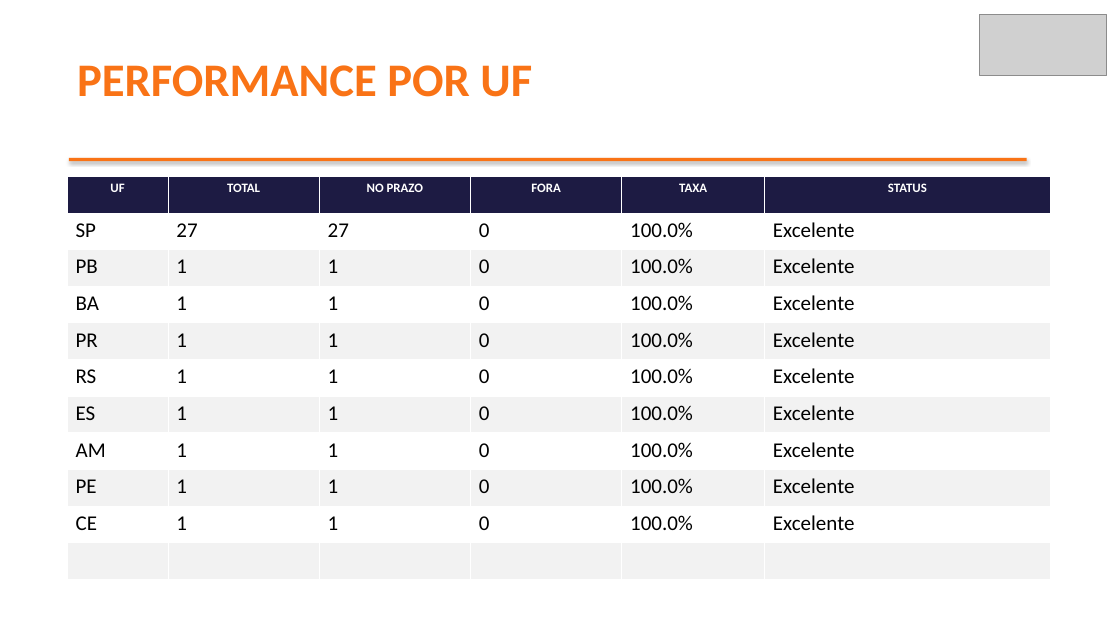
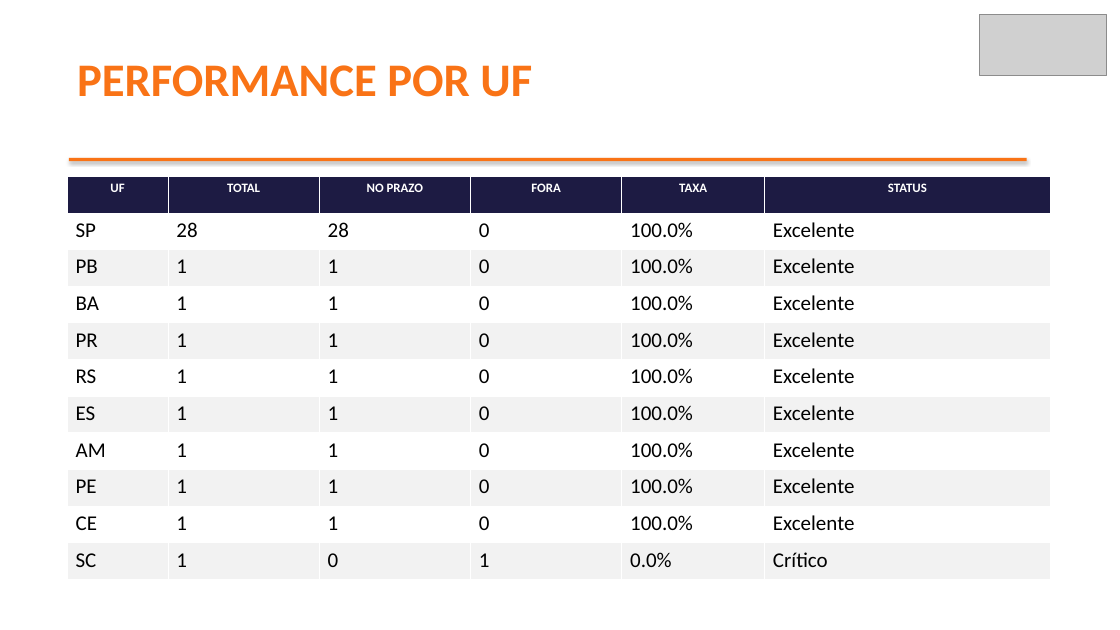
Before and after one commit to brendaelicia-sketch/PortoEX, a slide deck: slide 5 of pptx/maio_2026/AC_COMERCIAL_IMPORTADORA_E_EXP.pptx. Drawn at 1120x630 pixels with LibreOffice and Linux fonts; fonts in the diff are those of the drawing; grey boxes stand for pictures. Boxes give left, top, right and bottom in pixels: in the first picture for what was removed or moved away, otherwise in the second. Text is boxed around its words. In the diff, an @@ line names an element or a change of style, - is before the commit and + after.

```diff
--- a/pptx/maio_2026/AC_COMERCIAL_IMPORTADORA_E_EXP.pptx
+++ b/pptx/maio_2026/AC_COMERCIAL_IMPORTADORA_E_EXP.pptx
@@ table at (67, 176, 1050, 580) @@
-row 2, column 2: 27
+row 2, column 2: 28
-row 2, column 3: 27
+row 2, column 3: 28
-row 11:  |  |  |  |  | 
+row 11: SC | 1 | 0 | 1 | 0.0% | Crítico
```
Also in this commit, not shown: 4 other slides changed, 1 slide added, 1 slide removed.
